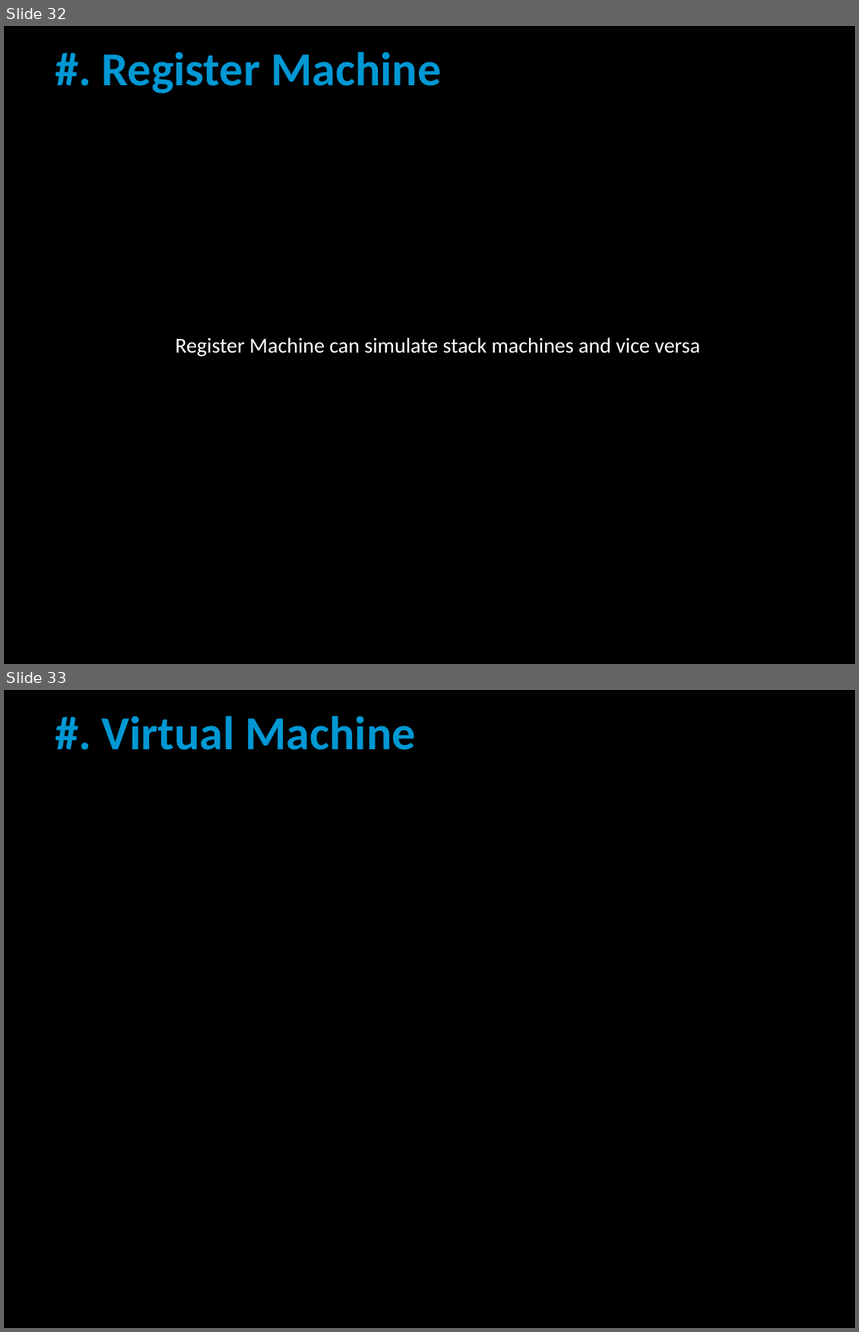
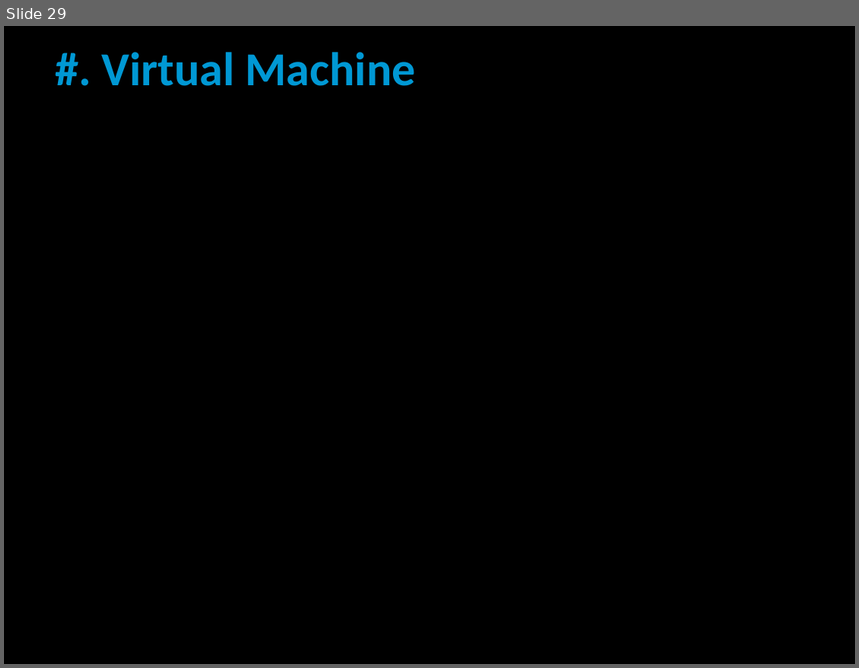
Before and after one commit to liamcarter111/Lectures, a slide deck: Imperial_College_29-01-2020/Presentation.pptx. Shown one above the other, each under a label of ours: slides 32 and 33 before the commit, slide 29 after it. The pictures are 859x1332 and 859x668 pixels, drawn with LibreOffice and Linux fonts; fonts in the diff are those of the drawing. Boxes give left, top, right and bottom in pixels: in the first picture for what was removed or moved away, otherwise in the second. Text is boxed around its words. In the diff, an @@ line names an element or a change of style, - is before the commit and + after.

```diff
--- a/Imperial_College_29-01-2020/Presentation.pptx
+++ b/Imperial_College_29-01-2020/Presentation.pptx
@@ slide 32 removed at box(4, 26, 855, 664), background #000000 @@
@@ title removed at box(102, 52, 441, 94) @@
-#. Register Machine
@@ text removed at box(175, 338, 700, 357) @@
-Register Machine can simulate stack machines and vice versa
@@ what was slide 33 is now slide 29 @@
```
Also in this commit, not shown: 1 slide changed, 3 other slides removed.
